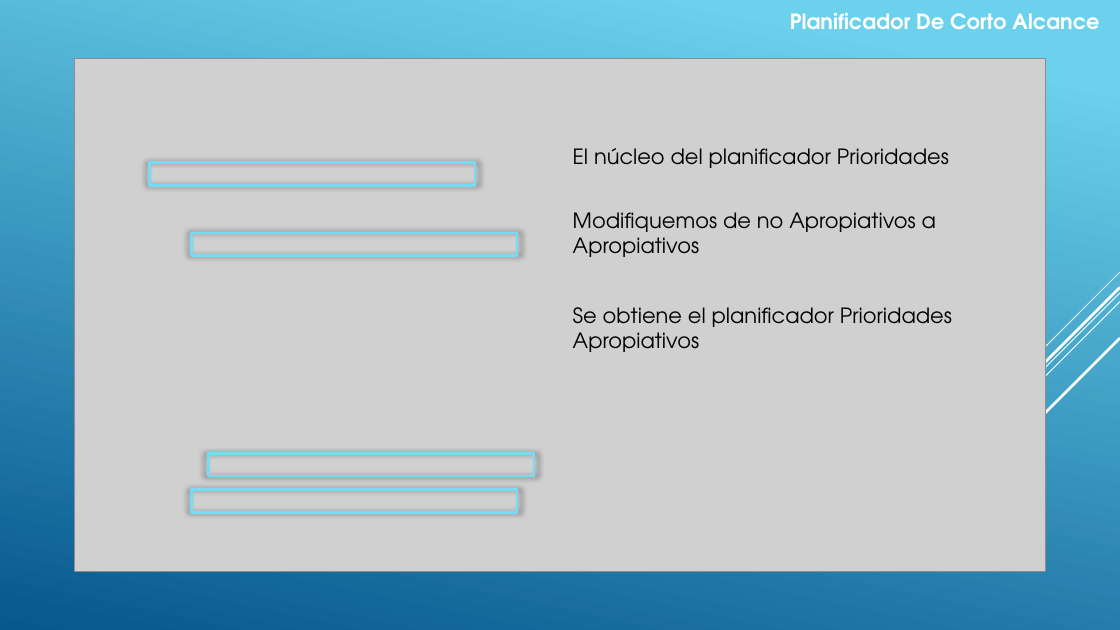
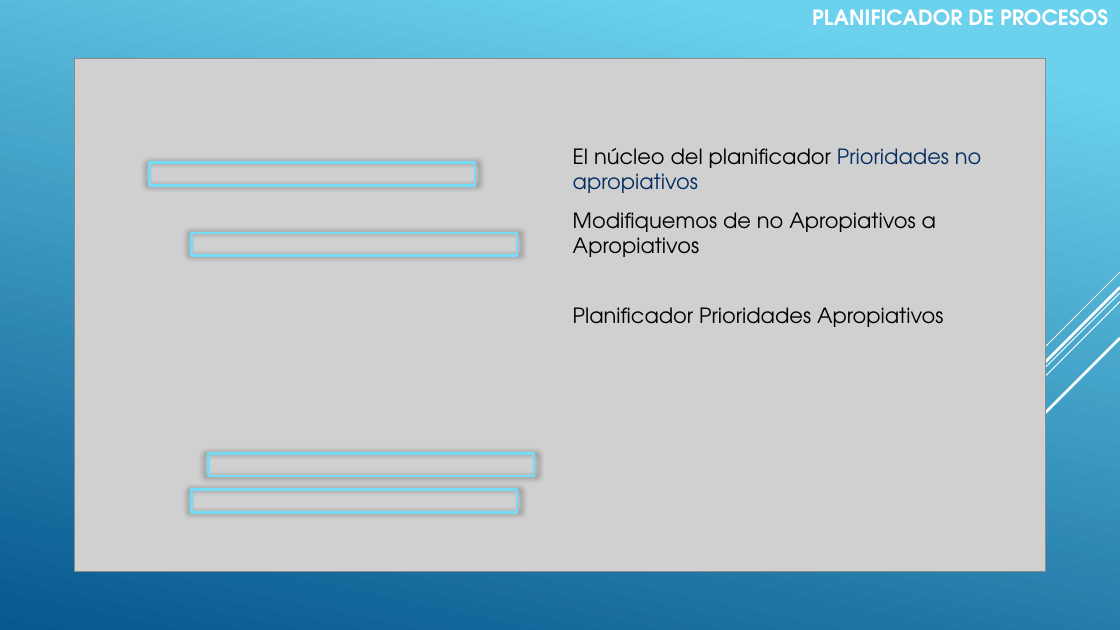
Before and after one commit to Victor-UNLa/SO.01.PlanificadorCortoAlcance, a slide deck: slide 13 of Documento/SO.01.PlanificadorCortoAlcance.pptx. Drawn at 1120x630 pixels with LibreOffice and Linux fonts; fonts in the diff are those of the drawing; grey boxes stand for pictures. Boxes give left, top, right and bottom in pixels: in the first picture for what was removed or moved away, otherwise in the second. Text is boxed around its words. In the diff, an @@ line names an element or a change of style, - is before the commit and + after.

Commit message:
Se Agrega admTablaProcesos y se Mejora Test
Nueva Clase admTablaProcesos
los test mostrar planificadores mejorados y mostrar Resultados Nuevo¡¡¡

```diff
--- a/Documento/SO.01.PlanificadorCortoAlcance.pptx
+++ b/Documento/SO.01.PlanificadorCortoAlcance.pptx
@@ text at [812, 9, 1108, 25]: text changed @@
-Planificador De Corto Alcance
+PLANIFICADOR DE PROCESOS
@@ text at [573, 148, 982, 193]: text changed; text colour #000000 to #052F61 @@
-El núcleo del planificador Prioridades
+El núcleo del planificador Prioridades no apropiativos
@@ text at [573, 307, 944, 327]: text changed @@
-Se obtiene el planificador Prioridades Apropiativos
+Planificador Prioridades Apropiativos
```
Also in this commit, not shown: 17 other slides changed, 2 slides added, 11 other files.
